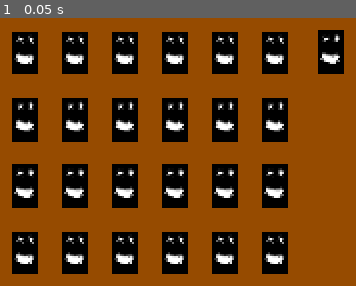
Above: before the commit, frame 1.
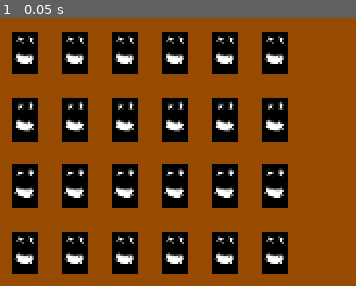
Above: after the commit, the same moment.

Repository: Obscurite1221/CardgamePractice
Game: Godot game, scene res://Table.tscn
Same seed, same stepped clock (60 frames per second), same inputs: the game is played once before the commit and once after it.
Inputs:
- Up to frame 1 (0.05 s): no input

The runs differ from the first frame. In frame 1, 1.2% of the frame differs, in the area x 89-97%, y 4-21%.

Commit message:
Finished prototype

Diff:
--- a/Assets/templateCard.tscn
+++ b/Assets/templateCard.tscn
@@ -24,4 +24,4 @@
 
 [connection signal="mouse_shape_entered" from="Area2D" to="Area2D/CollisionShape2D" method="_on_area_2d_mouse_shape_entered"]
 [connection signal="mouse_shape_exited" from="Area2D" to="Area2D/CollisionShape2D" method="_on_area_2d_mouse_shape_exited"]
-[connection signal="was_clicked" from="Area2D/CollisionShape2D" to="." method="_on_collision_shape_2d_was_clicked"]
+[connection signal="is_clicked" from="Area2D/CollisionShape2D" to="." method="_on_collision_shape_2d_is_clicked"]
--- a/PlaceholderTable.gd
+++ b/PlaceholderTable.gd
@@ -5,15 +5,16 @@
 var pairsMatched = 0
 var currentLevel = 0
 var populateLevel = false
+var comparing = false
 var cards = []
 @export var boardPosition : Vector2
 # Called when the node enters the scene tree for the first time.
 func _ready():
 	populateLevel = true
 	cards.push_back(preload("res://Assets/templateCard.tscn"))
-	var connector = cards[0].instantiate()
-	connector.connect("was_clicked", selectCard)
-	connector.queue_free()
+	#var connector = cards[0].instantiate()
+	#connector.connect("was_clicked", selectCard)
+	#connector.queue_free()
 	pass # Replace with function body.
 
 
@@ -21,11 +22,11 @@
 func _process(delta):
 	if populateLevel == true:
 		var children = get_children()
-		for n in range(1, children.size()):
+		for n in children.size():
 			children[n].queue_free()
 		children.clear()
 		generate_level()
-	if selected.size() >= 2:
+	if selected.size() >= 2 && comparing == false:
 		compareCards()
 	queue_redraw()
 	pass
@@ -34,12 +35,18 @@
 	draw_rect(Rect2(Vector2(0.0, 0.0), Vector2(1920.0, 1080.0)), Color("964B00"))
 	pass
 
-func selectCard(card):
-	selected.push_back(card)
+func selectCard(card : Node):
+	if selected.size() == 0 && card.state == 0:
+		selected.push_back(card)
+	elif selected.size() == 1 && card == selected[0]:
+		selected.pop_back()
+	elif selected.size() == 1 && card.state == 0:
+		selected.push_back(card)
 	pass
 
 func compareCards():
 	if selected[0].flipping == false && selected[1].flipping == false:
+		comparing = true
 		if selected[0].ID == selected[1].ID:
 			pairsMatched += 1
 		else:
@@ -47,6 +54,7 @@
 			selected[1].flipping = true
 		selected.pop_back()
 		selected.pop_back()
+		comparing = false
 	pass
 
 func generate_level(): #TODO: Finish this properly. This is just for testing.
@@ -55,6 +63,8 @@
 		for y in 4:
 			child = cards[0].instantiate()
 			add_child(child)
-			#child.ID = ((x * 4) + y) / 2
+			child.ID = ((x * 4) + y) / 2
+			child.connect("was_clicked", selectCard)
 
 			child.set_position(Vector2((x * 60) + boardPosition.x, (y * 80) + boardPosition.y))
+	populateLevel = false
--- a/Scripts/detectClick.gd
+++ b/Scripts/detectClick.gd
@@ -1,11 +1,12 @@
 extends CollisionShape2D
 
 var mouseEntered = false
-signal was_clicked(Node)
+signal is_clicked
 
 func _process(delta):
-	if Input.is_action_pressed("MouseLeft") && mouseEntered == true:
-		emit_signal("was_clicked", self)
+	if Input.is_action_pressed("MouseLeft") && mouseEntered == true && $"../../..".selected.size() < 2:
+		self.get_parent().get_parent().emit_signal("was_clicked", $"../..")
+		self.emit_signal("is_clicked")
 
 func _on_area_2d_mouse_shape_entered(shape_idx):
 	mouseEntered = true
--- a/Scripts/spriteAnimation.gd
+++ b/Scripts/spriteAnimation.gd
@@ -4,16 +4,16 @@
 var flipping = false
 var child = Node
 var _texture : ImageTexture
-var ID = -1
+var ID : int = -1
 @export var _unflipped : CompressedTexture2D
 @export var _flipped : CompressedTexture2D
 @export var _scale = 1.0
+signal was_clicked(Node)
 
 # Called when the node enters the scene tree for the first time.
 func _ready():
 	self.apply_scale(Vector2(_scale, _scale))
 	self.texture = _unflipped
-	#get_node("Area2D/CollisionShape2D").connect("was_clicked", _on_collision_shape_2d_was_clicked)
 	pass
 
 
@@ -50,7 +50,7 @@
 	else:
 		pass
 
-func _on_collision_shape_2d_was_clicked(_Node):
+func _on_collision_shape_2d_is_clicked():
 	if (state == 0 || state == 3) && flipping == false:
 		flipping = true
 	pass
--- a/Table.tscn
+++ b/Table.tscn
@@ -1,15 +1,9 @@
-[gd_scene load_steps=4 format=3 uid="uid://grb7drmj04pj"]
+[gd_scene load_steps=2 format=3 uid="uid://grb7drmj04pj"]
 
 [ext_resource type="Script" path="res://PlaceholderTable.gd" id="1_m6xga"]
-[ext_resource type="PackedScene" uid="uid://bp7ajkk4lqc47" path="res://Assets/templateCard.tscn" id="2_3a1ri"]
-[ext_resource type="Texture2D" uid="uid://d4fsea2qm7p5h" path="res://Assets/First attempt at pixel boi.png" id="3_p0o6s"]
 
 [node name="TableScene" type="Node2D"]
 
 [node name="PlaceholderTable" type="Node2D" parent="."]
 script = ExtResource("1_m6xga")
 boardPosition = Vector2(50, 100)
-
-[node name="Sprite2D" parent="." instance=ExtResource("2_3a1ri")]
-position = Vector2(417, 99)
-texture = ExtResource("3_p0o6s")
Binary file removed: Assets/Sprites/First attempt at pixel boi.png
Not shown, removed: Assets/Sprites/First attempt at pixel boi.png.import
Not shown, added: Tab9CD1.tmp
Not shown, added: TabFF7C.tmp
